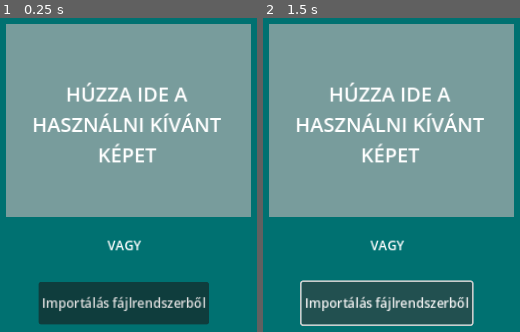
Above: before the commit, frames 1-2 (left to right).
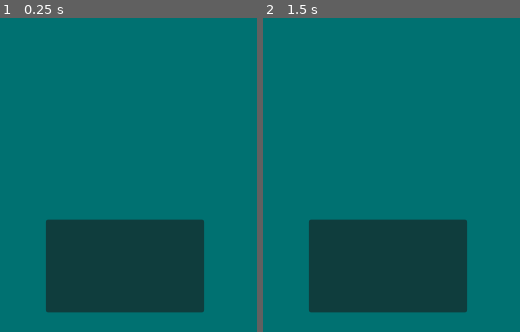
Above: after the commit, the same moments.

Repository: szuhi27/school-quiz-godot
Game: Godot game, scene res://main_menu.tscn
Same seed, same stepped clock (60 frames per second), same inputs: the game is played once before the commit and once after it. Before the commit the project starts from res://quiz_maker_assets/quiz_maker.tscn.
Inputs (mouse positions are in pixels of both pictures, inside the frame that each line leads up to; where the layout moved, square brackets give the same spot in the first picture):
- Up to frame 1 (0.25 s): no input
- Up to frame 2 (1.5 s): click (388, 266) [386, 303] at 0.5 s; click (388, 266) [386, 303] at 1.25 s

The runs differ from the first frame. In frame 1, 75% of the frame differs, in the area x 2-98%, y 1-98%; in frame 2, 76%, in the area x 2-98%, y 1-99%.

Commit message:
question bubble loading
loading the question bubbles from the json (positioning bit off for some reason)

some small changes an reoranization

Diff:
--- a/main_menu.gd
+++ b/main_menu.gd
@@ -1,4 +1,6 @@
 extends Node
+
+@export var question_bubble : PackedScene
 
 func _ready() -> void:
 	get_tree().get_root().files_dropped.connect(_on_files_dropped)
@@ -16,8 +18,20 @@
 	var json = JSON.new()
 	var parse_result = json.parse(json_string)
 	var data = json.data
+
 	var image = Image.new()
 	image.load_png_from_buffer(Marshalls.base64_to_raw(data["image"]))
 	var image_texture = ImageTexture.new()
 	image_texture.set_image(image)
-	$Control/TextureRect.texture = image_texture
+	$Control2/QuizImage.texture = image_texture
+
+	_create_answer_bubbles(data["answer_bubbles"])
+
+func _create_answer_bubbles(data: Array):
+	for i in data:
+		var _new_question = question_bubble.instantiate()
+		#_new_question.set_global_position_x(i.global_position.x)
+		#_new_question.set_global_position_y(i.global_position.y)
+		_new_question.global_position.x = i.global_position.x
+		_new_question.global_position.y = i.global_position.y
+		$QuestionGroup.add_child(_new_question)
--- a/main_menu.tscn
+++ b/main_menu.tscn
@@ -1,9 +1,11 @@
-[gd_scene load_steps=2 format=3 uid="uid://dvt3j2ejded12"]
+[gd_scene load_steps=3 format=3 uid="uid://dvt3j2ejded12"]
 
 [ext_resource type="Script" path="res://main_menu.gd" id="1_1x82x"]
+[ext_resource type="PackedScene" uid="uid://jj76fgx27cgu" path="res://main_menu_assets/question_bubble.tscn" id="2_lih13"]
 
 [node name="MainMenu" type="Node"]
 script = ExtResource("1_1x82x")
+question_bubble = ExtResource("2_lih13")
 
 [node name="Control2" type="Control" parent="."]
 layout_mode = 3
@@ -23,6 +25,22 @@
 size_flags_horizontal = 3
 size_flags_vertical = 3
 color = Color(0, 0.443756, 0.443759, 1)
+
+[node name="QuizImage" type="TextureRect" parent="Control2"]
+layout_mode = 1
+anchors_preset = 8
+anchor_left = 0.5
+anchor_top = 0.5
+anchor_right = 0.5
+anchor_bottom = 0.5
+offset_left = -488.0
+offset_top = -383.0
+offset_right = 487.0
+offset_bottom = 144.0
+grow_horizontal = 2
+grow_vertical = 2
+expand_mode = 1
+stretch_mode = 4
 
 [node name="Control" type="Control" parent="."]
 layout_mode = 3
@@ -46,18 +64,11 @@
 grow_horizontal = 2
 grow_vertical = 2
 
-[node name="TextureRect" type="TextureRect" parent="Control"]
-layout_mode = 1
-anchors_preset = 8
-anchor_left = 0.5
-anchor_top = 0.5
-anchor_right = 0.5
-anchor_bottom = 0.5
-offset_left = -420.0
-offset_top = -318.0
-offset_right = 407.0
-offset_bottom = 285.0
+[node name="QuestionGroup" type="Control" parent="."]
+layout_mode = 3
+anchors_preset = 15
+anchor_right = 1.0
+anchor_bottom = 1.0
 grow_horizontal = 2
 grow_vertical = 2
-expand_mode = 1
-stretch_mode = 4
+metadata/_edit_use_anchors_ = true
--- /dev/null
+++ b/main_menu_assets/question_bubble.tscn
@@ -0,0 +1,30 @@
+[gd_scene load_steps=2 format=3 uid="uid://jj76fgx27cgu"]
+
+[ext_resource type="Script" path="res://main_menu_assets/question_bubble_control.gd" id="1_dflmq"]
+
+[node name="QuestionBubble" type="Node2D"]
+script = ExtResource("1_dflmq")
+
+[node name="Control" type="Control" parent="."]
+layout_mode = 3
+anchors_preset = 15
+anchor_right = 1.0
+anchor_bottom = 1.0
+grow_horizontal = 2
+grow_vertical = 2
+
+[node name="LineEdit" type="LineEdit" parent="Control"]
+layout_mode = 1
+anchors_preset = 8
+anchor_left = 0.5
+anchor_top = 0.5
+anchor_right = 0.5
+anchor_bottom = 0.5
+offset_left = -33.5313
+offset_top = -15.5
+offset_right = 33.5313
+offset_bottom = 15.5
+grow_horizontal = 2
+grow_vertical = 2
+editable = false
+expand_to_text_length = true
--- /dev/null
+++ b/main_menu_assets/question_bubble_control.gd
@@ -0,0 +1,11 @@
+extends Node2D
+
+
+func set_text(t: String):
+	$LineEdit.text = t
+
+func set_global_position_x(f : float):
+	global_position.x = f
+
+func set_global_position_y(f: float):
+	global_position.y = f
--- a/project.godot
+++ b/project.godot
@@ -11,7 +11,7 @@
 [application]
 
 config/name="school-quiz-godot"
-run/main_scene="res://quiz_maker_assets/quiz_maker.tscn"
+run/main_scene="res://main_menu.tscn"
 config/features=PackedStringArray("4.3", "GL Compatibility")
 config/icon="res://icon.svg"
 
--- a/quiz_maker_assets/answer_bubble.tscn
+++ b/quiz_maker_assets/new_answer_bubble.tscn
@@ -1,6 +1,6 @@
 [gd_scene load_steps=6 format=3 uid="uid://drnit6xvsphed"]
 
-[ext_resource type="Script" path="res://quiz_maker_assets/answer_bubble_contol.gd" id="1_wqhkn"]
+[ext_resource type="Script" path="res://quiz_maker_assets/new_answer_bubble_contol.gd" id="1_wqhkn"]
 [ext_resource type="Texture2D" uid="uid://d2avstl64ot5l" path="res://quiz_maker_assets/bin.png" id="2_nhfb2"]
 [ext_resource type="Texture2D" uid="uid://dpyj23cpgtdgo" path="res://quiz_maker_assets/move.png" id="3_2sydx"]
 
@@ -17,12 +17,15 @@
 anchors_preset = 15
 anchor_right = 1.0
 anchor_bottom = 1.0
+offset_top = -1.0
+offset_bottom = -1.0
 grow_horizontal = 2
 grow_vertical = 2
 metadata/_edit_use_anchors_ = true
 
 [node name="TextureRect" type="TextureRect" parent="Control"]
 modulate = Color(0, 0, 0, 1)
+layout_mode = 0
 offset_left = -108.0
 offset_top = -16.0
 offset_right = 109.0
--- a/quiz_maker_assets/answer_bubble_contol.gd
+++ b/quiz_maker_assets/new_answer_bubble_contol.gd
@@ -31,7 +31,7 @@
 	return $Control/LineEdit.text
 
 func get_pos_x_lineedit() -> float:
-	return $Control/LineEdit.global_position.x
+	return global_position.x
 
 func get_pos_y_lineedit() -> float:
-	return $Control/LineEdit.global_position.y
+	return global_position.y
--- a/quiz_maker_assets/quiz_maker.gd
+++ b/quiz_maker_assets/quiz_maker.gd
@@ -27,7 +27,7 @@
 
 		var image_texture = ImageTexture.new()
 		image_texture.set_image(image)
-		$Control/QuizImage.texture = image_texture
+		$Control2/QuizImage.texture = image_texture
 		$ImageImportGroup.visible = false
 
 		_image_file_name = path.get_file()
--- a/quiz_maker_assets/quiz_maker.tscn
+++ b/quiz_maker_assets/quiz_maker.tscn
@@ -2,7 +2,7 @@
 
 [ext_resource type="Script" path="res://quiz_maker_assets/quiz_maker.gd" id="1_bicct"]
 [ext_resource type="Script" path="res://quiz_maker_assets/answer_bubble_creator.gd" id="2_y8m76"]
-[ext_resource type="PackedScene" uid="uid://drnit6xvsphed" path="res://quiz_maker_assets/answer_bubble.tscn" id="3_wj6vt"]
+[ext_resource type="PackedScene" uid="uid://drnit6xvsphed" path="res://quiz_maker_assets/new_answer_bubble.tscn" id="3_wj6vt"]
 
 [sub_resource type="LabelSettings" id="LabelSettings_b8aed"]
 font_size = 25
@@ -34,20 +34,17 @@
 size_flags_vertical = 3
 color = Color(0, 0.443756, 0.443759, 1)
 
-[node name="Control" type="Control" parent="."]
-layout_mode = 3
-anchors_preset = 0
-offset_left = 19.0
-offset_top = 16.0
-offset_right = 978.0
-offset_bottom = 544.0
-metadata/_edit_use_anchors_ = true
-
-[node name="QuizImage" type="TextureRect" parent="Control"]
+[node name="QuizImage" type="TextureRect" parent="Control2"]
 layout_mode = 1
-anchors_preset = 15
-anchor_right = 1.0
-anchor_bottom = 1.0
+anchors_preset = 8
+anchor_left = 0.5
+anchor_top = 0.5
+anchor_right = 0.5
+anchor_bottom = 0.5
+offset_left = -488.0
+offset_top = -383.0
+offset_right = 487.0
+offset_bottom = 144.0
 grow_horizontal = 2
 grow_vertical = 2
 expand_mode = 1
@@ -126,9 +123,11 @@
 
 [node name="AnswerBubbleGroup" type="Control" parent="."]
 layout_mode = 3
-anchors_preset = 0
-offset_right = 40.0
-offset_bottom = 40.0
+anchors_preset = 15
+anchor_right = 1.0
+anchor_bottom = 1.0
+grow_horizontal = 2
+grow_vertical = 2
 script = ExtResource("2_y8m76")
 answer_bubble = ExtResource("3_wj6vt")
 
